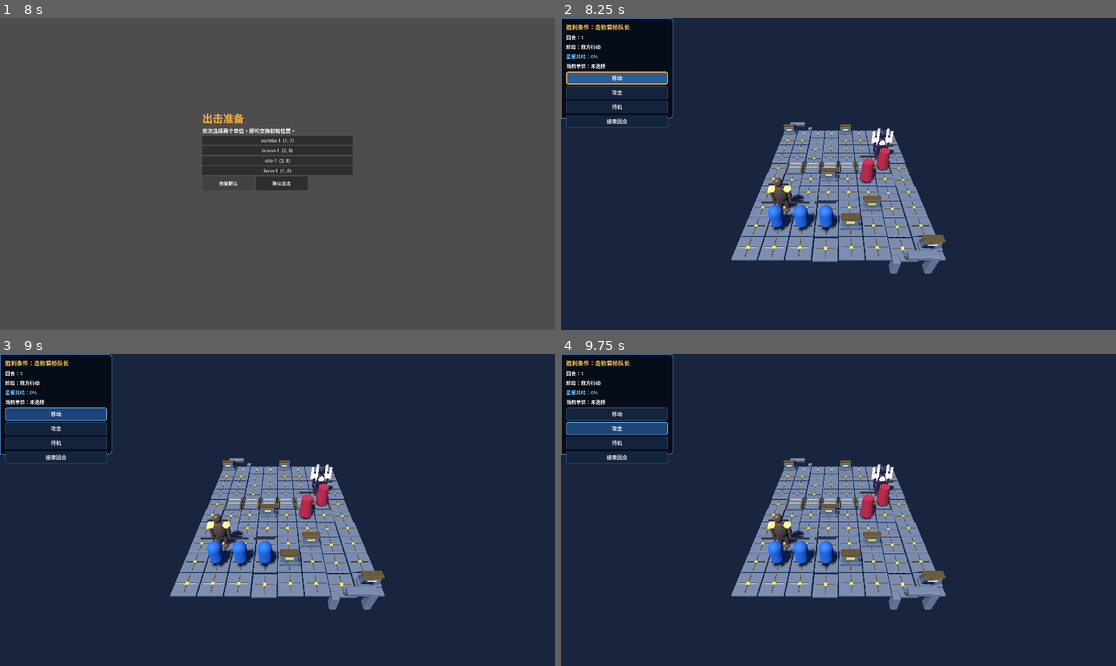
Above: before the commit, frames 1-4 (two rows, left to right).
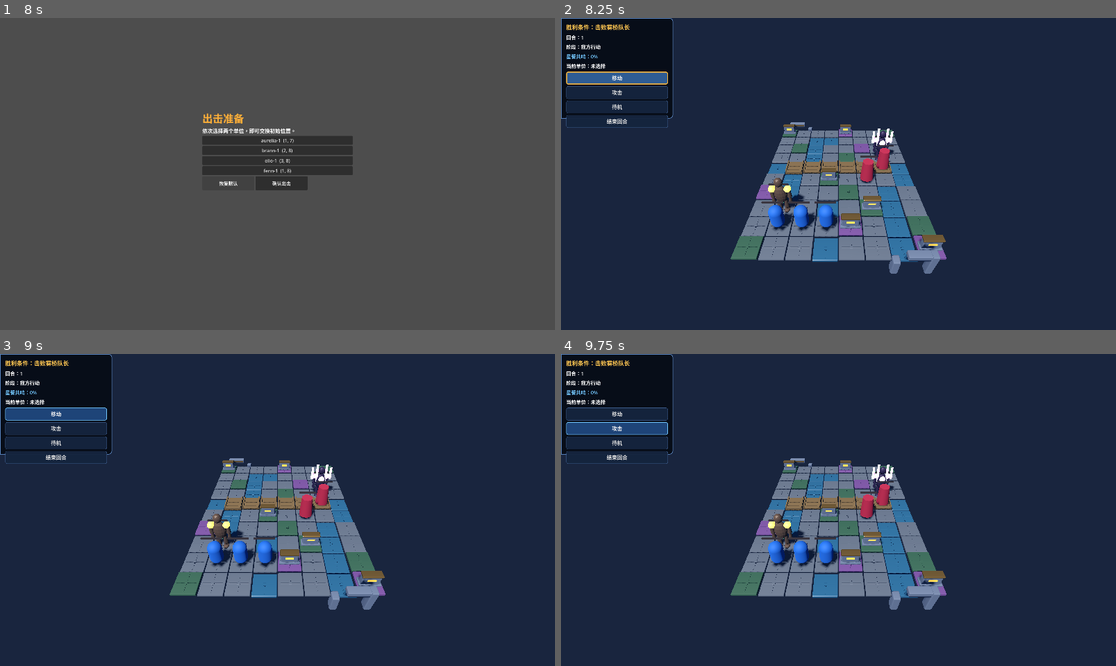
Above: after the commit, the same moments.

Repository: kusobaga233-tech/emblemlike-codex
Game: Godot game, scene res://src/scenes/boot.tscn
The game is run twice, just before and just after one commit, with the same random seed, the same clock (stepped at 60 frames per second) and the same inputs.
Inputs:
- Up to frame 1 (8 s): click "开始第一章" at 0.5 s; click "aurelia-1 (1, 7)" at 1.25 s; click "brann-1 (2, 8)" at 2 s; click "aurelia-1 (2, 8)" at 2.75 s; click "brann-1 (1, 7)" at 3.5 s; click "elio-1 (3, 8)" at 4.25 s; click "fenn-1 (1, 8)" at 5 s; click "elio-1 (1, 8)" at 5.75 s; click "fenn-1 (3, 8)" at 6.5 s; click "恢复默认" at 7.25 s
- Up to frame 2 (8.25 s): click "确认出击" at 8 s
- Up to frame 3 (9 s): click "移动" at 8.75 s
- Up to frame 4 (9.75 s): click "攻击" at 9.5 s

Frame 1 is identical in both runs. In frame 2, 8.3% of the frame differs, in the area x 30-70%, y 33-82%; in frame 3, 8.3%; in frame 4, 8.3%.

Commit message:
fix: harden observatory environment production kit

Diff:
--- a/assets/production/environment/environment_kit_report.json
+++ b/assets/production/environment/environment_kit_report.json
@@ -1,8 +1,17 @@
 {
   "asset": "chapter_one_observatory_kit",
   "grid_unit_metres": 1.0,
-  "triangle_budget": 12000,
-  "triangles": 1944,
+  "triangle_budget_per_module": {
+    "minimum": 2000,
+    "maximum": 12000
+  },
+  "triangles": 31032,
+  "module_triangles": {
+    "Floor_1x1": 6896,
+    "Bridge_1x1": 10344,
+    "Cover_Low_1x1": 6896,
+    "Ruin_Arch_2x1": 6896
+  },
   "modules": {
     "Floor_1x1": {
       "bounds_blender_xyz": [
--- a/docs/asset-registry.csv
+++ b/docs/asset-registry.csv
@@ -13,7 +13,7 @@
 enemy-void-lancer-concept,rightcode_draw_original,myimage-gen:enemy-void-lancer,Pending original generation via myimage-gen / Right Code Draw,"Planned concept only; no generated or selected file exists",res://assets/production/concepts/enemies/enemy-void-lancer.png,planned
 weapon-family-concepts,rightcode_draw_original,myimage-gen:weapon-family,Pending original generation via myimage-gen / Right Code Draw,"Planned silhouettes for hero, enemy, and boss weapons",res://assets/production/concepts/weapons/weapon-family.png,planned
 environment-chapter-one-concept,rightcode_draw_original,myimage-gen:environment-chapter-one,Original generated through  …(264 unchanged characters)…
-environment-chapter-one-observatory-kit,original_blender,D:/godot-proj/star-ember-oath-blender/chapter_one_observatory_kit.blend,Original project-authored Blender geometry,"First modular family: 1x1 floor, 1x1 bridge, 1x1 low cover, a …(165 unchanged characters)…
+environment-chapter-one-observatory-kit,original_blender,res://tools/production_source/chapter_one_observatory/chapter_one_observatory_kit.blend,Original project-authored Blender geometry,"Versioned source and UTF-8 generator; 1x1 floor, 1x1 bridge, 1x1 low cover, a …(165 unchanged characters)…
 ui-chapter-one-styleboard,rightcode_draw_original,myimage-gen:ui-chapter-one-styleboard,Original generated through Righ …(285 unchanged characters)…
 vfx-chapter-one-styleboard,rightcode_draw_original,myimage-gen:vfx-chapter-one-styleboard,Pending original generation via myimage-gen / Right Code Draw,"Planned VFX timing, shape language, and contrast reference",res://assets/production/concepts/vfx/chapter-one-styleboard.png,planned
 audio-chapter-one-plan,original,,Original project-authored production plan,"Planned music, ambience, UI, weapon, impact, resonance, and boss cue slots; no audio produced",docs/audio/chapter-one-audio-plan.md,planned
--- a/src/presentation/greybox_board.gd
+++ b/src/presentation/greybox_board.gd
@@ -5,11 +5,11 @@
 signal cell_hovered(position: Vector2i)
 
 const TERRAIN_COLORS := {
-	&"plain": Color("8b8f86"),
-	&"bridge": Color("586579"),
-	&"forest": Color("377a4a"),
-	&"water": Color("286aa6"),
-	&"crystal": Color("7952b3"),
+	&"plain": Color("59616a"),
+	&"bridge": Color("7b6546"),
+	&"forest": Color("365947"),
+	&"water": Color("315f78"),
+	&"crystal": Color("674c7e"),
 }
 const MOVE_COLOR := Color(0.20, 0.70, 1.0, 0.48)
 const ATTACK_COLOR := Color(1.0, 0.22, 0.25, 0.48)
@@ -62,7 +62,8 @@
 		mesh = BoxMesh.new()
 	var height := _terrain_height(terrain_id)
 	tile.mesh = mesh
-	tile.position = Vector3(grid_position.x, -0.08 if terrain_id == &"water" else 0.0, grid_position.y)
+	tile.position = Vector3(grid_position.x, _terrain_y(terrain_id), grid_position.y)
+	tile.material_override = _terrain_material(terrain_id)
 	tile.set_meta("grid_position", grid_position)
 	tile.set_meta("terrain_id", terrain_id)
 	var pick_area := Area3D.new()
@@ -193,6 +194,17 @@
 	return material
 
 
+func _terrain_material(terrain_id: StringName) -> StandardMaterial3D:
+	var material := _material(TERRAIN_COLORS.get(terrain_id, TERRAIN_COLORS[&"plain"]))
+	material.metallic = 0.28 if terrain_id in [&"bridge", &"crystal"] else 0.08
+	material.roughness = 0.34 if terrain_id == &"water" else 0.68
+	if terrain_id == &"crystal":
+		material.emission_enabled = true
+		material.emission = Color("2c183c")
+		material.emission_energy_multiplier = 0.45
+	return material
+
+
 func _terrain_height(terrain_id: StringName) -> float:
 	match terrain_id:
 		&"water":
@@ -209,7 +221,7 @@
 func _terrain_y(terrain_id: StringName) -> float:
 	match terrain_id:
 		&"water":
-			return -0.07
+			return -0.08
 		&"bridge":
 			return 0.04
 		&"forest":
--- a/tests/test_battle_scene.gd
+++ b/tests/test_battle_scene.gd
@@ -59,6 +59,12 @@
 		assert_true(child.get_node_or_null("PickArea/CollisionShape3D") is CollisionShape3D, "Every terrain cell owns a physics pick shape")
 
 	assert_true(board.get_node("EnvironmentDecor").get_child_count() > 0, "Board builds collision-free observatory decor")
+	_assert_terrain_color(terrain_root, &"plain", Color("59616a"))
+	_assert_terrain_color(terrain_root, &"bridge", Color("7b6546"))
+	_assert_terrain_color(terrain_root, &"forest", Color("365947"))
+	_assert_terrain_color(terrain_root, &"water", Color("315f78"))
+	_assert_terrain_color(terrain_root, &"crystal", Color("674c7e"))
+	_assert_terrain_height_signal(terrain_root, &"water", -0.08)
 
 	var old_cell_weak: WeakRef = weakref(terrain_root.get_child(0))
 	board.build(chapter)
@@ -371,6 +377,14 @@
 	assert_true(false, "%s terrain exists" % terrain_id)
 
 
+func _assert_terrain_height_signal(terrain_root: Node, terrain_id: StringName, expected_y: float) -> void:
+	for child: Node in terrain_root.get_children():
+		if child.get_meta("terrain_id", &"") == terrain_id:
+			assert_true(absf(child.position.y - expected_y) < 0.001, "%s terrain preserves its elevation signal" % terrain_id)
+			return
+	assert_true(false, "%s terrain exists for elevation check" % terrain_id)
+
+
 func _material_color(mesh_instance: MeshInstance3D) -> Color:
 	var material := mesh_instance.material_override as StandardMaterial3D
 	return material.albedo_color if material != null else Color.TRANSPARENT
--- a/tests/test_environment_kit.gd
+++ b/tests/test_environment_kit.gd
@@ -3,10 +3,20 @@
 const KIT_PATH := "res://assets/production/environment/chapter_one_observatory_kit.glb"
 const BOARD_PATH := "res://src/presentation/greybox_board.gd"
 const CHAPTER_PATH := "res://src/content/chapter_one.gd"
+const REPORT_PATH := "res://assets/production/environment/environment_kit_report.json"
+const SOURCE_SCRIPT_PATH := "res://tools/production_source/chapter_one_observatory/build_environment_kit.py"
+const SOURCE_BLEND_PATH := "res://tools/production_source/chapter_one_observatory/chapter_one_observatory_kit.blend"
 
 
 func run() -> void:
 	assert_true(ResourceLoader.exists(KIT_PATH), "Observatory kit GLB exists")
+	assert_true(FileAccess.file_exists(SOURCE_SCRIPT_PATH), "Versioned Blender generator exists in the Godot repository")
+	assert_true(FileAccess.file_exists(SOURCE_BLEND_PATH), "Versioned Blender source file exists in the Godot repository")
+	var report: Dictionary = JSON.parse_string(FileAccess.get_file_as_string(REPORT_PATH))
+	assert_true(report.has("module_triangles"), "Environment report includes per-module triangle counts")
+	for module_name: String in ["Floor_1x1", "Bridge_1x1", "Cover_Low_1x1", "Ruin_Arch_2x1"]:
+		var triangles := int(report.get("module_triangles", {}).get(module_name, 0))
+		assert_true(triangles >= 2000 and triangles <= 12000, "%s stays inside the 2k-12k production range; found=%d" % [module_name, triangles])
 	if not ResourceLoader.exists(KIT_PATH):
 		return
 	var packed := load(KIT_PATH) as PackedScene
@@ -20,6 +30,8 @@
 		if module != null:
 			assert_true(module.mesh.get_surface_count() > 0, "%s has render surfaces" % module_name)
 			assert_true(module.mesh.surface_get_material(0) != null, "%s has an imported production material" % module_name)
+			var imported_triangles := _mesh_triangle_count(module.mesh)
+			assert_true(imported_triangles >= 2000 and imported_triangles <= 12000, "%s imported mesh has 2k-12k production density; found=%d" % [module_name, imported_triangles])
 	var floor := _find_named_mesh(kit, "Floor_1x1")
 	if floor != null:
 		var size := floor.mesh.get_aabb().size
@@ -38,9 +50,19 @@
 	var terrain := board.get_node_or_null("Terrain")
 	assert_true(terrain != null and terrain.get_child_count() == 80, "Environment board preserves eighty deterministic grid cells")
 	if terrain != null:
+		var terrain_colors: Dictionary = {}
 		for child: Node in terrain.get_children():
 			assert_true(child is MeshInstance3D and not ((child as MeshInstance3D).mesh is BoxMesh), "Grid cells use imported environment meshes")
 			assert_true(child.get_node_or_null("PickArea/CollisionShape3D") is CollisionShape3D, "Every imported cell keeps explicit pick collision")
+			var terrain_material := (child as MeshInstance3D).material_override as StandardMaterial3D
+			assert_true(terrain_material != null, "%s terrain owns an explicit readability material" % child.get_meta("terrain_id"))
+			if terrain_material != null:
+				terrain_colors[child.get_meta("terrain_id")] = terrain_material.albedo_color
+		assert_equal(terrain_colors.size(), 5, "All five terrain IDs retain explicit visual signals")
+		var unique_colors: Dictionary = {}
+		for color: Color in terrain_colors.values():
+			unique_colors[color.to_html()] = true
+		assert_equal(unique_colors.size(), 5, "Plain, bridge, forest, water, and crystal are visibly distinct")
 	var decor := board.get_node_or_null("EnvironmentDecor")
 	assert_true(decor != null and decor.get_child_count() > 0, "Board creates modular observatory decor")
 	if decor != null:
@@ -63,3 +85,16 @@
 	for child: Node in root.get_children():
 		result += _count_type(child, expected_type)
 	return result
+
+
+func _mesh_triangle_count(mesh: Mesh) -> int:
+	var triangles := 0
+	for surface_index: int in mesh.get_surface_count():
+		var arrays := mesh.surface_get_arrays(surface_index)
+		var indices: PackedInt32Array = arrays[Mesh.ARRAY_INDEX]
+		if indices.is_empty():
+			var vertices: PackedVector3Array = arrays[Mesh.ARRAY_VERTEX]
+			triangles += vertices.size() / 3
+		else:
+			triangles += indices.size() / 3
+	return triangles
Binary file changed: assets/production/environment/chapter_one_observatory_kit.glb
Not shown, changed: tests/evidence/environment-kit-green.txt
Not shown, changed: tests/evidence/environment-kit-red.txt
Not shown, added: tools/production_source/chapter_one_observatory/.gdignore
Not shown, added: tools/production_source/chapter_one_observatory/chapter_one_observatory_kit.blend
